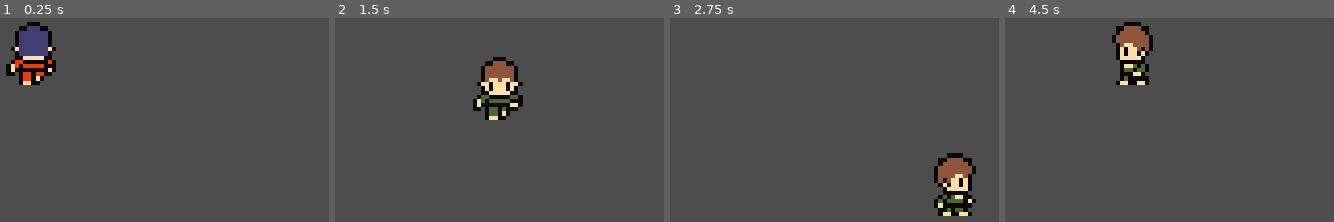
Above: before the commit, frames 1-4 (left to right).
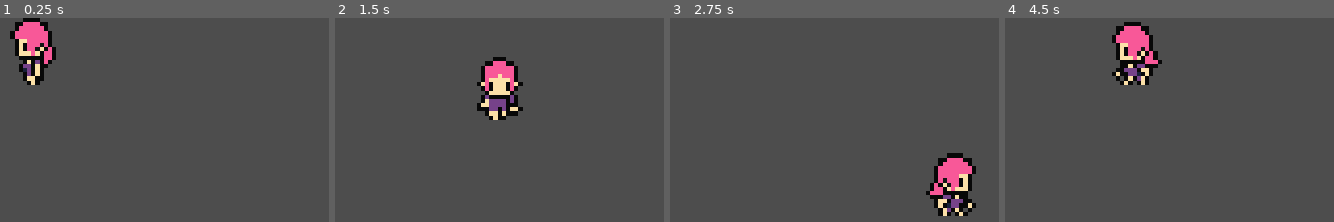
Above: after the commit, the same moments.

Repository: NonoIceOff/ContagionCreatures
Game: Godot game, scene res://Scenes/Player_1.tscn
Two runs of this game, one before a commit and one after it. Both use one fixed random seed, a clock stepped at 60 frames per second and the inputs below. This scene is started directly instead of the project's main scene.
Inputs:
- Up to frame 1 (0.25 s): no input
- Up to frame 2 (1.5 s): tap Enter at 0.5 s; hold Right (ui_right) 0.53-1.28 s; hold Down (ui_down) from 1.28 s (still down)
- Up to frame 3 (2.75 s): release Down (ui_down) at 2.03 s; hold Right (ui_right) from 2.03 s (still down)
- Up to frame 4 (4.5 s): release Right (ui_right) at 2.78 s; hold Up (ui_up) 2.78-3.53 s; hold Left (ui_left) from 3.53 s (still down)

The runs differ from the first frame. In frame 1, 3.2% of the frame differs, in the area x 1-18%, y 0-33%; in frame 2, 1.9%; in frame 3, 2.0%; in frame 4, 2.1%.

Commit message:
fix move player

Diff:
--- a/Scenes/CubeTest.gd
+++ b/Scenes/CubeTest.gd
@@ -2,15 +2,16 @@
 #@export var SpriteSheets:Array[LPCSpriteSheet]
 #@export var DefaultAnimation:LPCAnimation = LPCAnimation.IDLE_DOWN
 var speed = 7
-var dir = Vector2()
 const FLOOR_NORMAL = Vector2(0,-1)
-var offset_x = 0
+var offset_x = 48
 var offset_y = 0
-var left = [Vector2(80 + offset_x , 16 + offset_y), Vector2(48 + offset_x , 16 + offset_y), Vector2(64 + offset_x , 16 + offset_y)]
-var right = [Vector2(80 +  offset_x, 32 +  offset_y), Vector2(48 +  offset_y , 32 +  offset_x), Vector2(64 +  offset_x , 32 + offset_y)]
-var up = [Vector2(80 +  offset_x , 48 +  offset_y), Vector2(48 +  offset_x , 48 +  offset_y), Vector2(64  +  offset_x, 48 +  offset_y)]
-var down = [Vector2(80 +  offset_x , 0 +  offset_y), Vector2(48 +  offset_x , 0 +  offset_y), Vector2(64 +  offset_x , 0 +  offset_y)]
+var left = [Vector2(80 + offset_x , 16 + offset_y), Vector2(48 + offset_x , 16 + offset_y)]
+var right = [Vector2(80 +  offset_x, 32 +  offset_y),Vector2(48 +  offset_x , 32 +  offset_y)]
+var up = [Vector2(80 +  offset_x , 48 +  offset_y),Vector2(48 +  offset_x , 48 +  offset_y)]
+var down = [Vector2(80 +  offset_x , 0 +  offset_y), Vector2(48 +  offset_x , 0 +  offset_y)]
 var i = 0
+var direction = -1
+var idle = [Vector2(64  +  offset_x, 48 +  offset_y), Vector2(64 +  offset_x , 0 +  offset_y), Vector2(64 +  offset_x , 32 + offset_y) , Vector2(64 + offset_x , 16 + offset_y)]
 
 
 func _ready():
@@ -24,33 +25,31 @@
 	#	get_node("01-generic").region_rect = Rect2(up[2][1],up[2][1],16,16)
 	if Input.is_action_pressed("ui_up"):
 		i += 1
-		if i > 20:
-			i = 0
+		direction = 0
+		if i > 19:
+			i = 1
 		position.y += -speed
 		get_node("01-generic").region_rect = Rect2(up[i/10][0],up[i/10][1],16,16)
 	elif Input.is_action_pressed("ui_down"):
 		i += 1
-		if i > 20:
-			i = 0
+		direction = 1
+		if i > 19:
+			i = 1
 		position.y += speed
 		get_node("01-generic").region_rect = Rect2(down[i/10][0],down[i/10][1],16,16)
 	elif Input.is_action_pressed("ui_right"):
 		i += 1
-		if i > 20:
-			i = 0
+		direction = 2
+		if i > 19:
+			i = 1
 		position.x += speed
 		get_node("01-generic").region_rect = Rect2(right[i/10][0],right[i/10][1],16,16)
 	elif Input.is_action_pressed("ui_left"):
 		i += 1
-		if i > 20:
-			i = 0
+		direction = 3
+		if i > 19:
+			i = 1
 		position.x += -speed
 		get_node("01-generic").region_rect = Rect2(left[i/10][0],left[i/10][1],16,16)
 	else :
-		dir.x = 0
-
-
-
-
-func _input(event):
-	print(event)
+		get_node("01-generic").region_rect = Rect2(idle[direction][0],idle[direction][1],16,16)
--- a/Scenes/Player_1.tscn
+++ b/Scenes/Player_1.tscn
@@ -1,8 +1,7 @@
-[gd_scene load_steps=5 format=3 uid="uid://cgeiuvmq46mhr"]
+[gd_scene load_steps=4 format=3 uid="uid://cgeiuvmq46mhr"]
 
 [ext_resource type="Texture2D" uid="uid://dredmuniisvo3" path="res://Textures/01-generic.png" id="1_6dufj"]
 [ext_resource type="Script" path="res://Scenes/CubeTest.gd" id="1_67o7g"]
-[ext_resource type="Script" path="res://addons/LPCAnimatedSprite/LPCAnimatedSprite2D.gd" id="3_xrine"]
 
 [sub_resource type="RectangleShape2D" id="RectangleShape2D_3rs54"]
 size = Vector2(96, 149)
@@ -19,11 +18,8 @@
 centered = false
 offset = Vector2(2.08165e-12, 2.08165e-12)
 region_enabled = true
-region_rect = Rect2(32, 48, 16, 16)
+region_rect = Rect2(64, 2.08165e-12, 16, 16)
 
 [node name="CollisionShape2D" type="CollisionShape2D" parent="."]
 position = Vector2(80, 90.5)
 shape = SubResource("RectangleShape2D_3rs54")
-
-[node name="LPCAnimatedSprite2D" type="Node2D" parent="."]
-script = ExtResource("3_xrine")
Not shown, changed: .DS_Store
